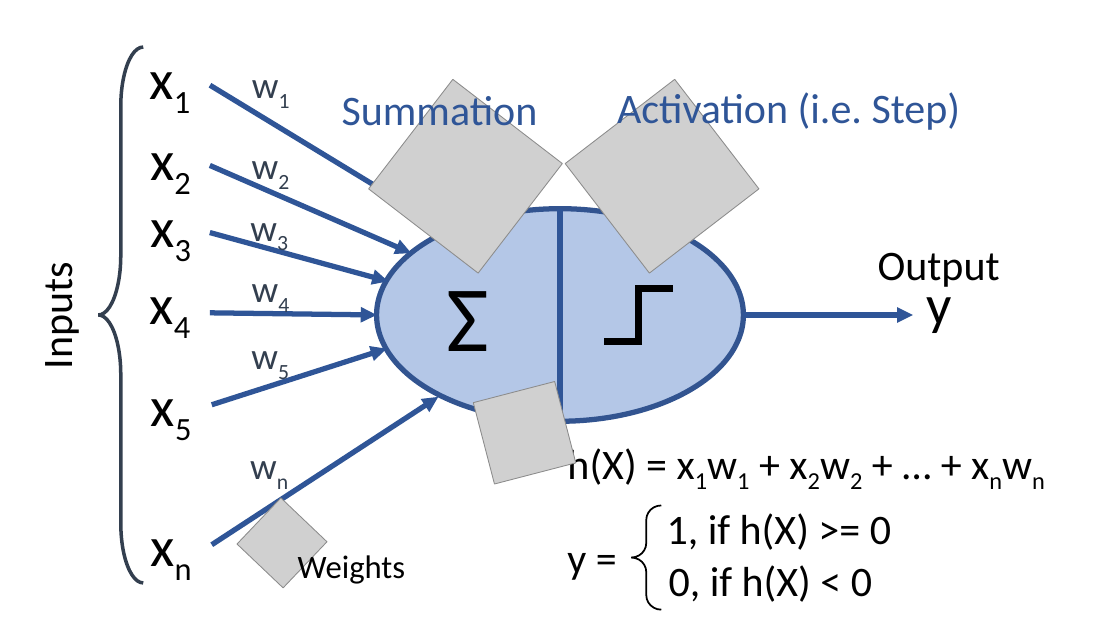
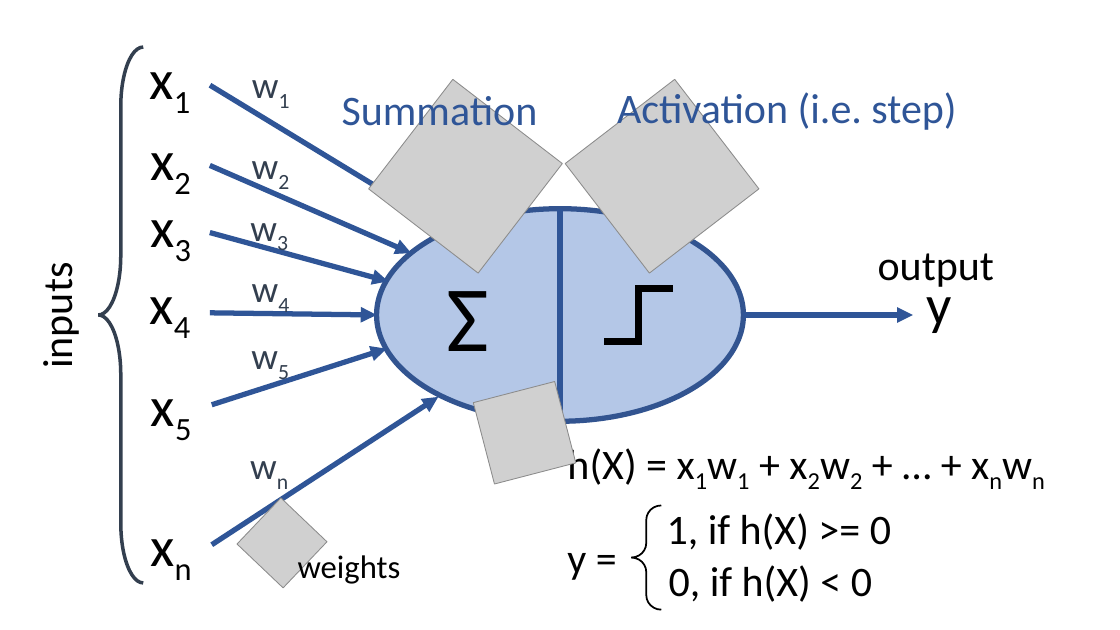
Before and after one commit to mdcramer/Simple-Perceptron-Network, a slide deck: slide 2 of Simple Perceptron Networks.pptx. Drawn at 1120x630 pixels with LibreOffice and Linux fonts; fonts in the diff are those of the drawing; grey boxes stand for pictures. Boxes give left, top, right and bottom in pixels: in the first picture for what was removed or moved away, otherwise in the second. Text is boxed around its words. In the diff, an @@ line names an element or a change of style, - is before the commit and + after.

```diff
--- a/Simple Perceptron Networks.pptx
+++ b/Simple Perceptron Networks.pptx
@@ text at (617,89,956,134): text changed @@
-Activation (i.e. Step)
+Activation (i.e. step)
@@ text at (878,253,994,287): text changed @@
-Output
+output
@@ text at (32,272,83,365): text changed @@
-Inputs
+inputs
@@ text at (298,552,401,584): text changed @@
-Weights
+weights
```
Also in this commit, not shown: 8 slides added, 1 slide removed, 1 other file.
